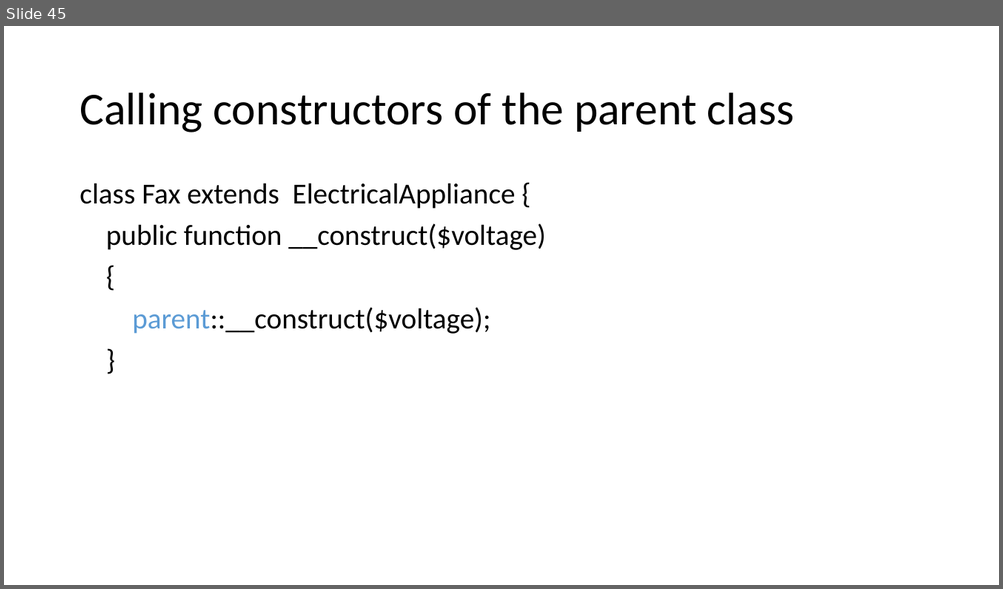
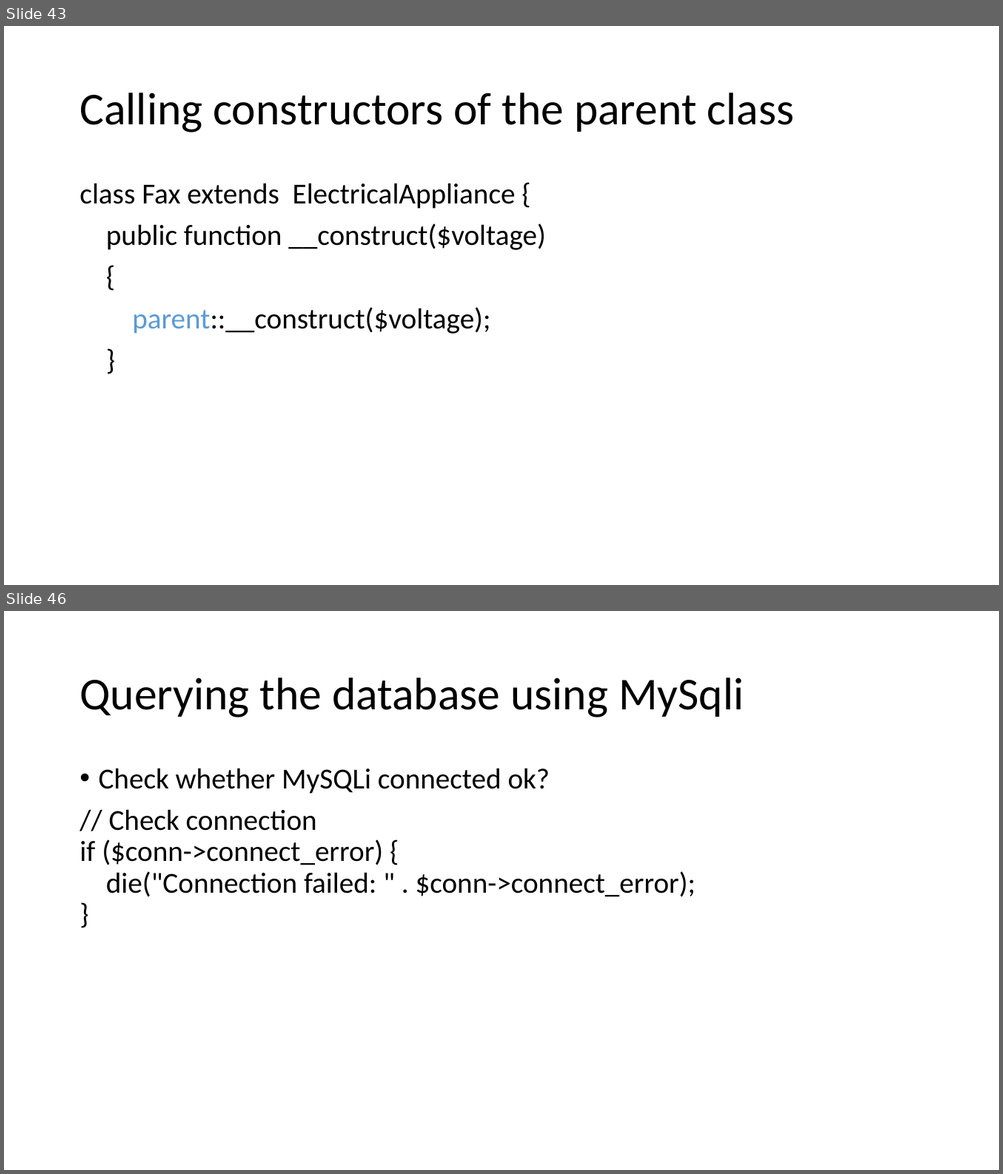
Before and after one commit to saorsa/php-course-excercises, a slide deck: Presentations/PHP Course.pptx. Shown one above the other, each under a label of ours: slide 45 before the commit, slides 43 and 46 after it; the slides between them are not shown. The pictures are 1003x589 and 1003x1174 pixels, drawn with LibreOffice and Linux fonts; fonts in the diff are those of the drawing. Boxes give left, top, right and bottom in pixels: in the first picture for what was removed or moved away, otherwise in the second. Text is boxed around its words. In the diff, an @@ line names an element or a change of style, - is before the commit and + after.

```diff
--- a/Presentations/PHP Course.pptx
+++ b/Presentations/PHP Course.pptx
@@ slide 46 added at (4,611,999,1170), background #FFFFFF @@
@@ title added at (79,678,743,718), 44 pt, text #000000 @@
+Querying the database using MySqli
@@ text added at (79,768,696,897), 28 pt, text #000000 @@
+• Check whether MySQLi connected ok?
+// Check connection
+if ($conn->connect_error) {
+die("Connection failed: " . $conn->connect_error);
+}
@@ what was slide 45 is now slide 43 @@
```
Also in this commit, not shown: 5 slides changed, 4 other slides added, 2 slides removed, 6 other files.
